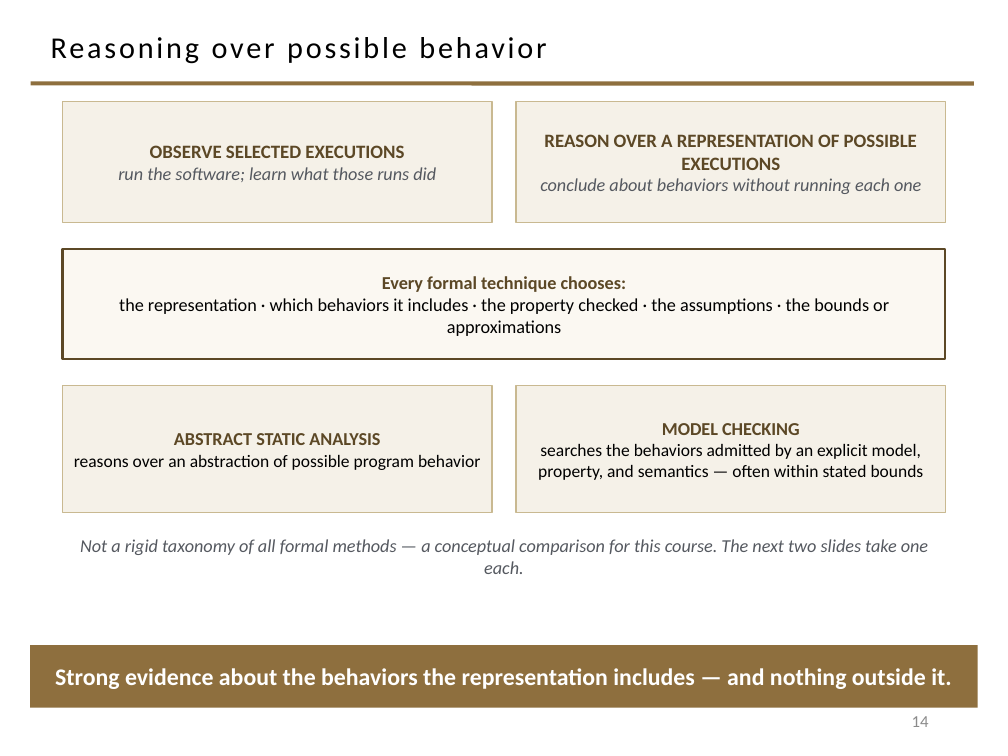
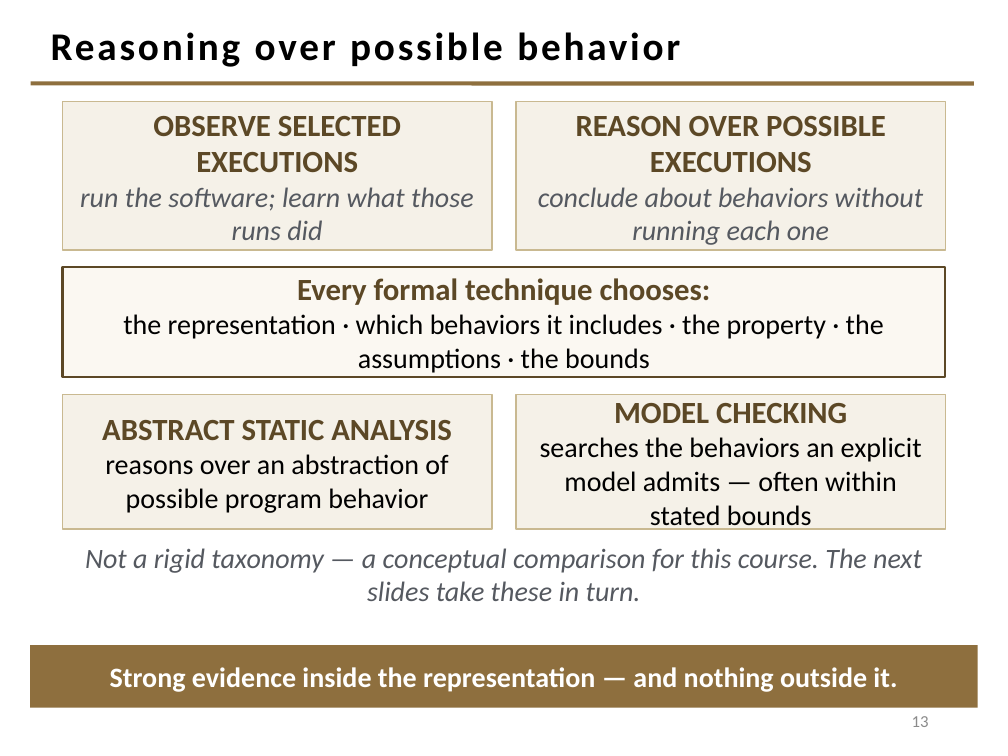
Before and after one commit to davisjam/model-based-agentic-software-engineering, a slide deck: slide 13 of course/lectures/act-1-foundations/08-validation/1-8-Validation.pptx (slide 14 before the commit). Drawn at 1008x756 pixels with LibreOffice and Linux fonts; fonts in the diff are those of the drawing; background and template pictures are left out. Boxes give left, top, right and bottom in pixels: in the first picture for what was removed or moved away, otherwise in the second. Text is boxed around its words. In the diff, an @@ line names an element or a change of style, - is before the commit and + after.

```diff
--- a/course/lectures/act-1-foundations/08-validation/1-8-Validation.pptx
+++ b/course/lectures/act-1-foundations/08-validation/1-8-Validation.pptx
@@ title "Reasoning over possible behavior" at (51, 32, 680, 67): size 21.6 to 28 pt, bold on @@
@@ rectangle "OBSERVE SELECTED EXECUTIONS": place and size @@
-rectangle "OBSERVE SELECTED EXECUTIONS" at (62, 102, 492, 223)
+rectangle "OBSERVE SELECTED EXECUTIONS" at (62, 102, 492, 251)
@@ rectangle "OBSERVE SELECTED EXECUTIONS" at (62, 102, 492, 251): size 13.5 to 22 pt in "OBSERVE SELECTED EXECUTIONS"; size 13 to 20 pt in "run the software; learn what those runs ..." @@
@@ rectangle "REASON OVER POSSIBLE EXECUTIONS": place and size @@
-rectangle "REASON OVER POSSIBLE EXECUTIONS" at (516, 102, 946, 223)
+rectangle "REASON OVER POSSIBLE EXECUTIONS" at (516, 102, 946, 251)
@@ text in rectangle at (576, 116, 886, 173): text changed; size 13.5 to 22 pt @@
-REASON OVER A REPRESENTATION OF POSSIBLE EXECUTIONS
+REASON OVER POSSIBLE EXECUTIONS
@@ text in rectangle at (538, 187, 923, 245): size 13 to 20 pt in "conclude about behaviors without running each one" @@
@@ rectangle "Every formal technique chooses:": place and size @@
-rectangle "Every formal technique chooses:" at (62, 249, 946, 359)
+rectangle "Every formal technique chooses:" at (62, 267, 946, 377)
@@ text in rectangle at (297, 278, 711, 305): size 13 to 22 pt in "Every formal technique chooses:" @@
@@ text in rectangle at (123, 314, 884, 373): text changed; size 13 to 20 pt @@
-the representation · which behaviors it includes · the property checked · the assumptions · the bounds or approximations
+the representation · which behaviors it includes · the property · the assumptions · the bounds
@@ rectangle "ABSTRACT STATIC ANALYSIS": place and size @@
-rectangle "ABSTRACT STATIC ANALYSIS" at (62, 386, 492, 513)
+rectangle "ABSTRACT STATIC ANALYSIS" at (62, 395, 492, 529)
@@ rectangle "ABSTRACT STATIC ANALYSIS" at (62, 395, 492, 529): size 13 to 22 pt in "ABSTRACT STATIC ANALYSIS"; size 12.5 to 20 pt in "reasons over an abstraction of possible program ..." @@
@@ rectangle "MODEL CHECKING": place and size @@
-rectangle "MODEL CHECKING" at (516, 386, 946, 513)
+rectangle "MODEL CHECKING" at (516, 395, 946, 529)
@@ text in rectangle at (614, 403, 847, 423): size 13 to 22 pt in "MODEL CHECKING" @@
@@ text in rectangle at (540, 437, 922, 530): text changed; size 12.5 to 20 pt @@
-searches the behaviors admitted by an explicit model, property, and semantics — often within stated bounds
+searches the behaviors an explicit model admits — often within stated bounds
@@ text at (85, 548, 922, 601): text changed; size 13 to 20 pt @@
-Not a rigid taxonomy of all formal methods — a conceptual comparison for this course. The next two slides take one each.
+Not a rigid taxonomy — a conceptual comparison for this course. The next slides take these in turn.
@@ text in rectangle at (110, 667, 897, 692): text changed; size 17 to 20 pt @@
-Strong evidence about the behaviors the representation includes — and nothing outside it.
+Strong evidence inside the representation — and nothing outside it.
@@ page number at (912, 716, 929, 727): text changed @@
-14
+13
```
Also in this commit, not shown: 26 other slides changed, 1 slide added, 1 slide removed.
